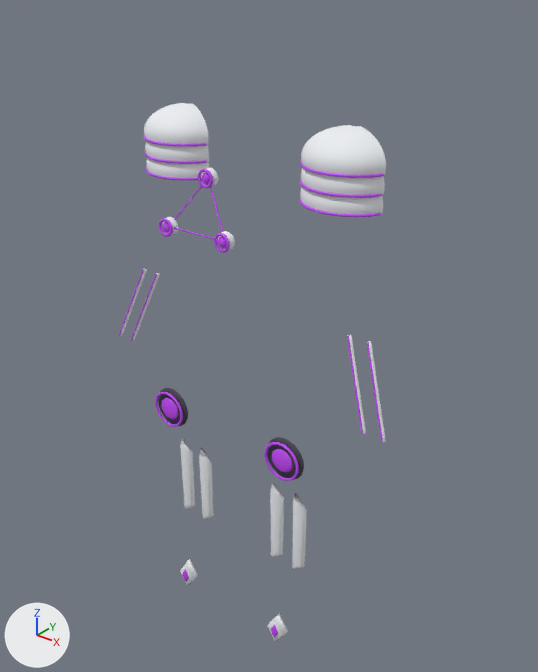
Two versions of the OBJ model ArtSource/Heroes/ConceptModels/Ione-new-parts.obj, one commit apart.
Before and after are seen from a 50 mm lens placed at (0.864, -1.066, 1.802), pointed at (0.033, -0.027, 1.158). Every picture has the same lights, and +X, +Y and +Z are marked at lower left. The picture after the commit comes second. Where no turn or scale is listed for an object, it has been applied to the vertices. Vertices at exactly the same position are counted once.

The scene before the commit, as lines of its bpy script (objects in view):
```python
me_ione_new_parts = bpy.data.meshes.new('Ione-new-parts')
me_ione_new_parts.from_pydata(...)  # 7480 vertices, 14388 faces; spans x -0.344..0.344, y -0.196..0.005, z 0.478..1.578
# faces by material slot: [4452, 8880, 1056]
me_ione_new_parts.materials.append(mat_ione_surface_2)  # white #eceff2
me_ione_new_parts.materials.append(mat_ione_surface_3)  # purple #c748f9
me_ione_new_parts.materials.append(mat_ione_surface_1)  # dark grey #423f4d
ob_ione_new_parts = bpy.data.objects.new('Ione-new-parts', me_ione_new_parts)
ob_ione_new_parts.location = (0.0, 0.0, 0.0)
```
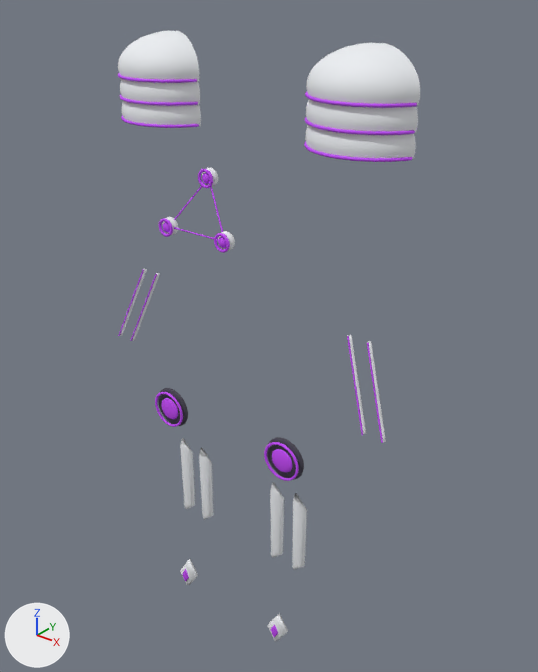
What the commit changed:
me_ione_new_parts is used by ob_ione_new_parts; location (0.0, 0.0, 0.0).
me_ione_new_parts had 7480 vertices, 14388 faces and spanned x -0.344..0.344, y -0.196..0.005, z 0.478..1.578.
me_ione_new_parts now has 7480 vertices, 14388 faces and spans x -0.344..0.344, y -0.196..0.008, z 0.478..1.707.
me_ione_new_parts part 1: the loose piece of 187 vertices spanning x -0.273..-0.109, y -0.084..0.005, z 1.515..1.578 is scaled about its middle by 1.24, then moved by (-0.032, -0.007, 0.121).
me_ione_new_parts part 2: the loose piece of 176 vertices spanning x -0.272..-0.109, y -0.086..-0.033, z 1.514..1.518 is scaled about its middle by 1.24, then moved by (-0.032, -0.012, 0.113).
me_ione_new_parts part 3: the loose piece of 187 vertices spanning x -0.273..-0.109, y -0.084..0.005, z 1.483..1.546 is scaled about its middle by 1.24, then moved by (-0.032, -0.007, 0.113).
me_ione_new_parts part 4: the loose piece of 176 vertices spanning x -0.272..-0.109, y -0.086..-0.033, z 1.482..1.486 is scaled about its middle by 1.24, then moved by (-0.032, -0.012, 0.106).
me_ione_new_parts part 5: the loose piece of 187 vertices spanning x -0.273..-0.109, y -0.084..0.005, z 1.451..1.514 is scaled about its middle by 1.24, then moved by (-0.032, -0.007, 0.105).
me_ione_new_parts part 6: the loose piece of 176 vertices spanning x -0.272..-0.109, y -0.086..-0.033, z 1.45..1.454 is scaled about its middle by 1.24, then moved by (-0.032, -0.012, 0.098).
me_ione_new_parts part 7: the loose piece of 187 vertices spanning x 0.109..0.273, y -0.084..0.005, z 1.515..1.578 is scaled about its middle by 1.24, then moved by (0.032, -0.007, 0.121).
me_ione_new_parts part 8: the loose piece of 176 vertices spanning x 0.109..0.272, y -0.086..-0.033, z 1.514..1.518 is scaled about its middle by 1.24, then moved by (0.032, -0.012, 0.113).
me_ione_new_parts part 9: the loose piece of 187 vertices spanning x 0.109..0.273, y -0.084..0.005, z 1.483..1.546 is scaled about its middle by 1.24, then moved by (0.032, -0.007, 0.113).
me_ione_new_parts part 10: the loose piece of 176 vertices spanning x 0.109..0.272, y -0.086..-0.033, z 1.482..1.486 is scaled about its middle by 1.24, then moved by (0.032, -0.012, 0.106).
me_ione_new_parts part 11: the loose piece of 187 vertices spanning x 0.109..0.273, y -0.084..0.005, z 1.451..1.514 is scaled about its middle by 1.24, then moved by (0.032, -0.007, 0.105).
me_ione_new_parts part 12: the loose piece of 176 vertices spanning x 0.109..0.272, y -0.086..-0.033, z 1.45..1.454 is scaled about its middle by 1.24, then moved by (0.032, -0.012, 0.098).
Other edits to the shape of me_ione_new_parts do not show in these pictures.

Where the change shows, as pixel boxes (x1, y1, x2, y2) in the pictures (538 x 672 px; the box of a moved part takes in the faces that stretch with it):
'Ione-new-parts', reshaped (13% wider, 13% taller): before (118, 103, 386, 641); after (118, 31, 420, 641)
part 1 of me_ione_new_parts, moved or reshaped: before (144, 103, 209, 145); after (118, 31, 199, 81)
part 2 of me_ione_new_parts, moved or reshaped: before (144, 135, 207, 146); after (118, 73, 197, 83)
part 3 of me_ione_new_parts, moved or reshaped: before (145, 141, 209, 162); after (120, 79, 200, 104)
part 4 of me_ione_new_parts, moved or reshaped: before (145, 152, 207, 164); after (120, 95, 198, 106)
part 5 of me_ione_new_parts, moved or reshaped: before (146, 158, 209, 178); after (122, 101, 201, 126)
part 6 of me_ione_new_parts, moved or reshaped: before (146, 168, 202, 180); after (121, 115, 199, 128)
part 7 of me_ione_new_parts, moved or reshaped: before (301, 125, 386, 175); after (306, 42, 420, 105)
part 8 of me_ione_new_parts, moved or reshaped: before (300, 161, 383, 178); after (305, 92, 417, 108)
part 9 of me_ione_new_parts, moved or reshaped: before (301, 168, 385, 195); after (306, 99, 418, 132)
part 10 of me_ione_new_parts, moved or reshaped: before (300, 179, 382, 198); after (305, 117, 415, 135)
part 11 of me_ione_new_parts, moved or reshaped: before (300, 187, 383, 214); after (305, 125, 416, 159)
part 12 of me_ione_new_parts, moved or reshaped: before (299, 197, 381, 217); after (304, 141, 412, 162)
